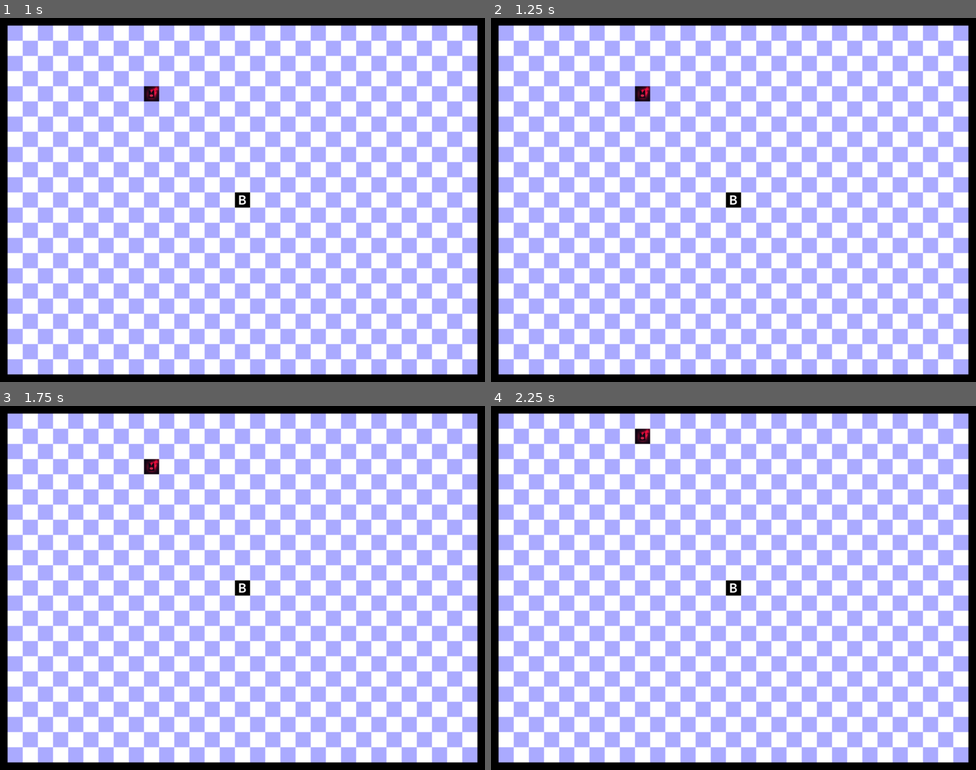
Above: before the commit, frames 1-4 (two rows, left to right).
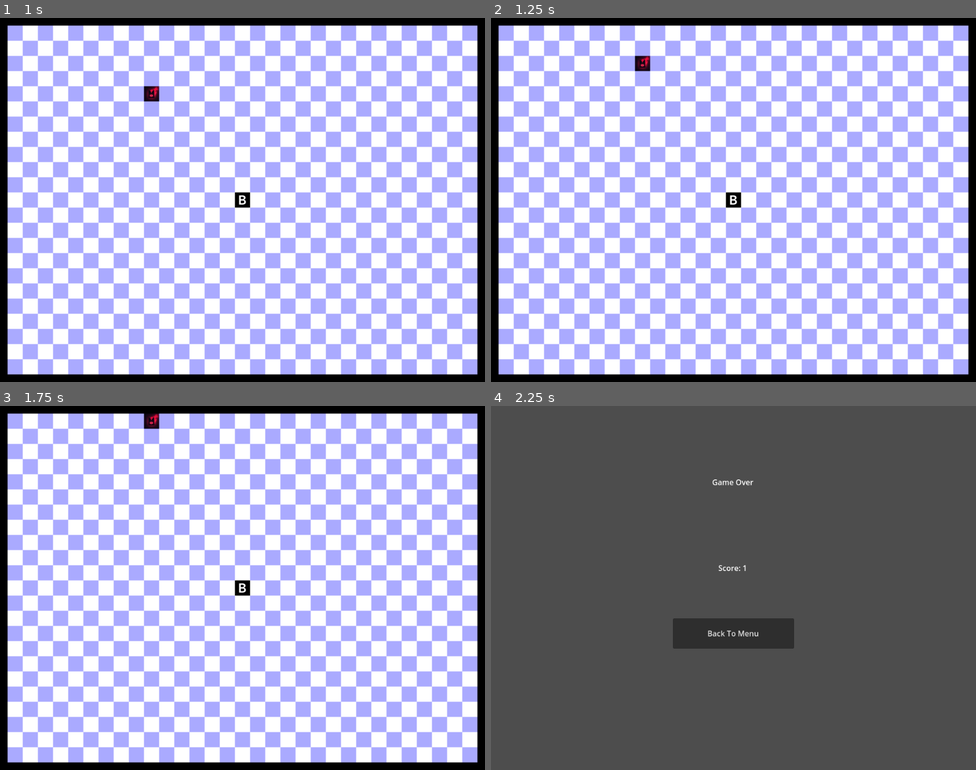
Above: after the commit, the same moments.

Repository: ysheng26/Snake
Game: Godot game, scene res://Menu.tscn
Two runs of this game, one before a commit and one after it. Both use one fixed random seed, a clock stepped at 60 frames per second and the inputs below.
Inputs:
- Up to frame 1 (1 s): click "Start" at 0.5 s
- Up to frame 2 (1.25 s): no input
- Up to frame 3 (1.75 s): hold Up (up) from 1.28 s (still down)
- Up to frame 4 (2.25 s): keep holding Up (up)

Frame 1 is identical in both runs. In frame 2, 0.3% of the frame differs, in the area x 29-33%, y 10-23%; in frame 3, 0.3%; in frame 4, 100%, in the area x 0-100%, y 0-100%.

Commit message:
difficulty

Diff:
--- a/game.gd
+++ b/game.gd
@@ -12,8 +12,6 @@
 
 # game spawns the snake and keeps spawning food
 # logic to update the snake and food should be here
-
-var speed = 10
 
 # Called when the node enters the scene tree for the first time.
 func _ready() -> void:
--- a/snake.gd
+++ b/snake.gd
@@ -36,12 +36,12 @@
 
 
 var move_timer = 0
-const MOVE_DELAY = 0.4
+var move_delay = 0.2
 # Called every frame. 'delta' is the elapsed time since the previous frame.
 func _process(delta: float) -> void:
 	handle_input()
 	move_timer += delta
-	if move_timer >= MOVE_DELAY:
+	if move_timer >= move_delay:
 		move_timer = 0
 		move_snake(direction)
 
@@ -63,7 +63,7 @@
 	snake_body.position = snake_body_list[-1].position - direction * 32
 	snake_body_list.append(snake_body)
 	call_deferred("add_child", snake_body)
-
+	move_delay = max(0.05, move_delay-0.05)
 
 func on_snake_died():
 	emit_signal("died")
